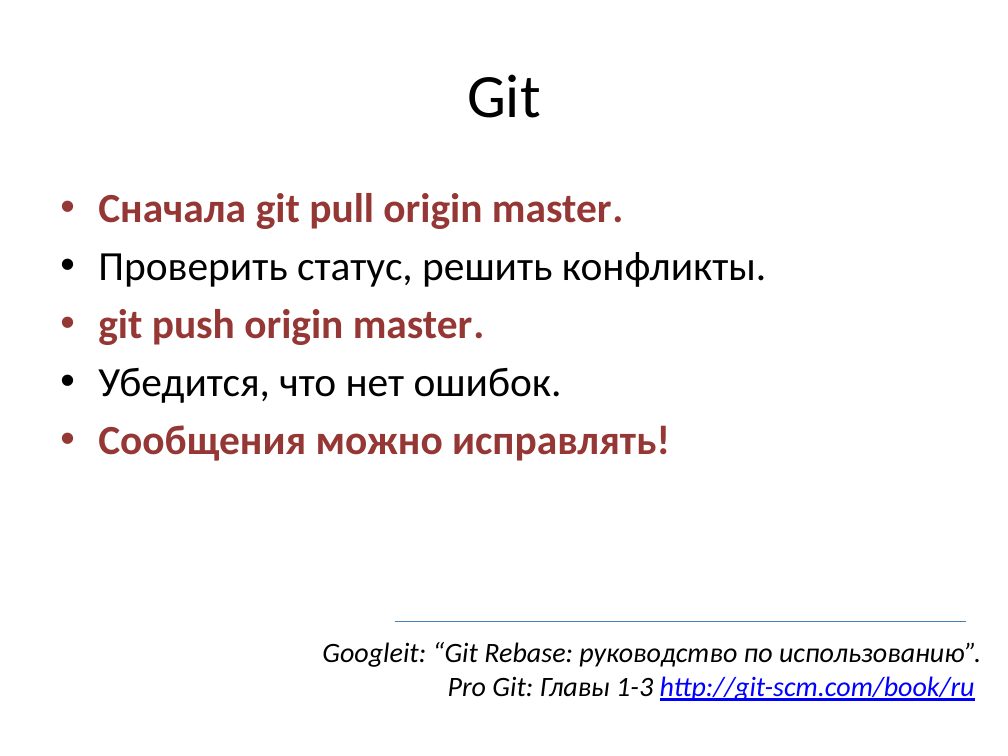
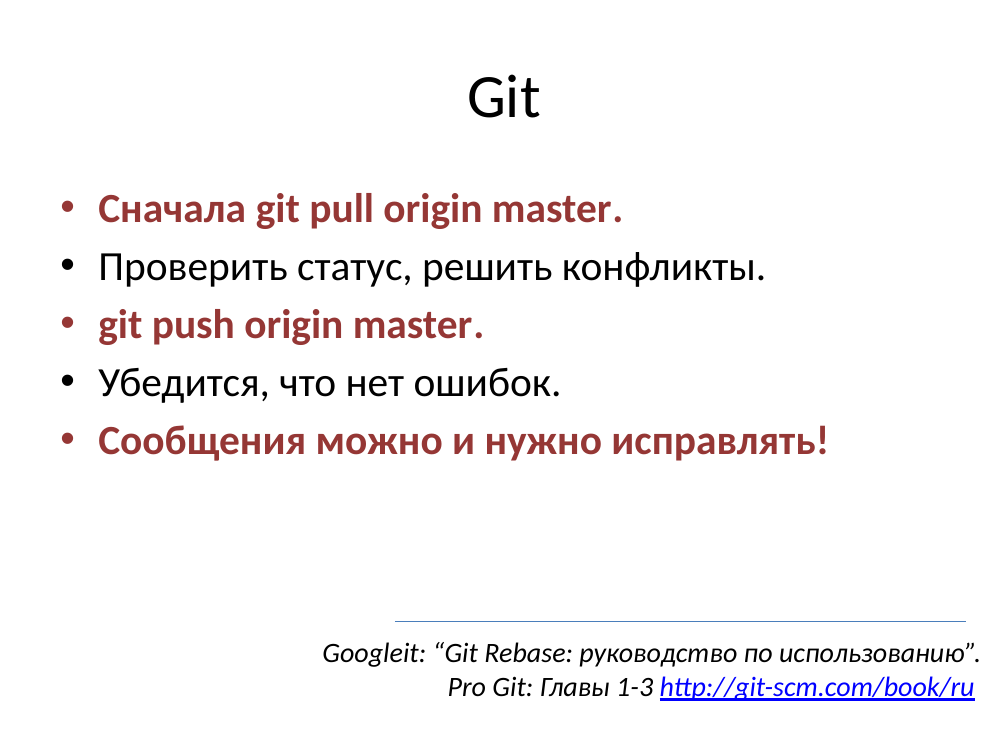
Before and after one commit to tscherkas/cpp_craft_1013, a slide deck: slide 5 of lections/cpp_craft_lec_1_part_1_v1_2.pptx. Drawn at 1008x756 pixels with LibreOffice and Linux fonts; fonts in the diff are those of the drawing. Boxes give left, top, right and bottom in pixels: in the first picture for what was removed or moved away, otherwise in the second. Text is boxed around its words. In the diff, an @@ line names an element or a change of style, - is before the commit and + after.

```diff
--- a/lections/cpp_craft_lec_1_part_1_v1_2.pptx
+++ b/lections/cpp_craft_lec_1_part_1_v1_2.pptx
@@ text at [98,425,829,461]: text changed @@
-• Сообщения можно исправлять!
+• Сообщения можно и нужно исправлять!
```
Also in this commit, not shown: 2 other slides changed, 2 other files.
